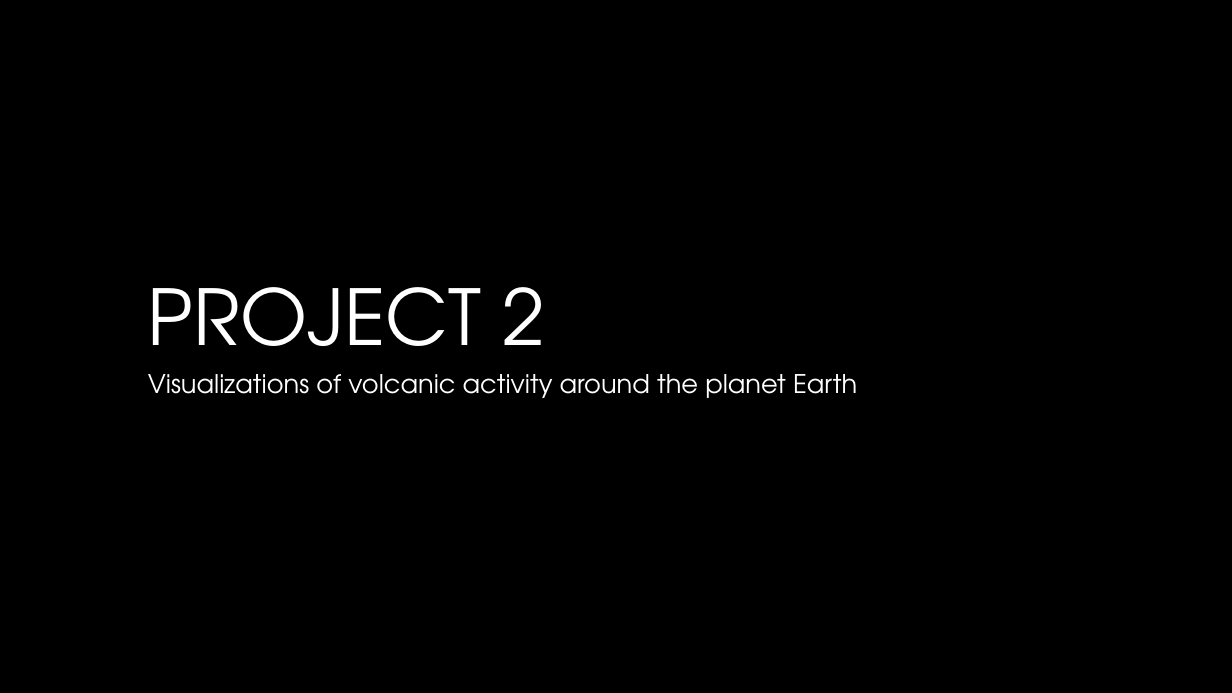
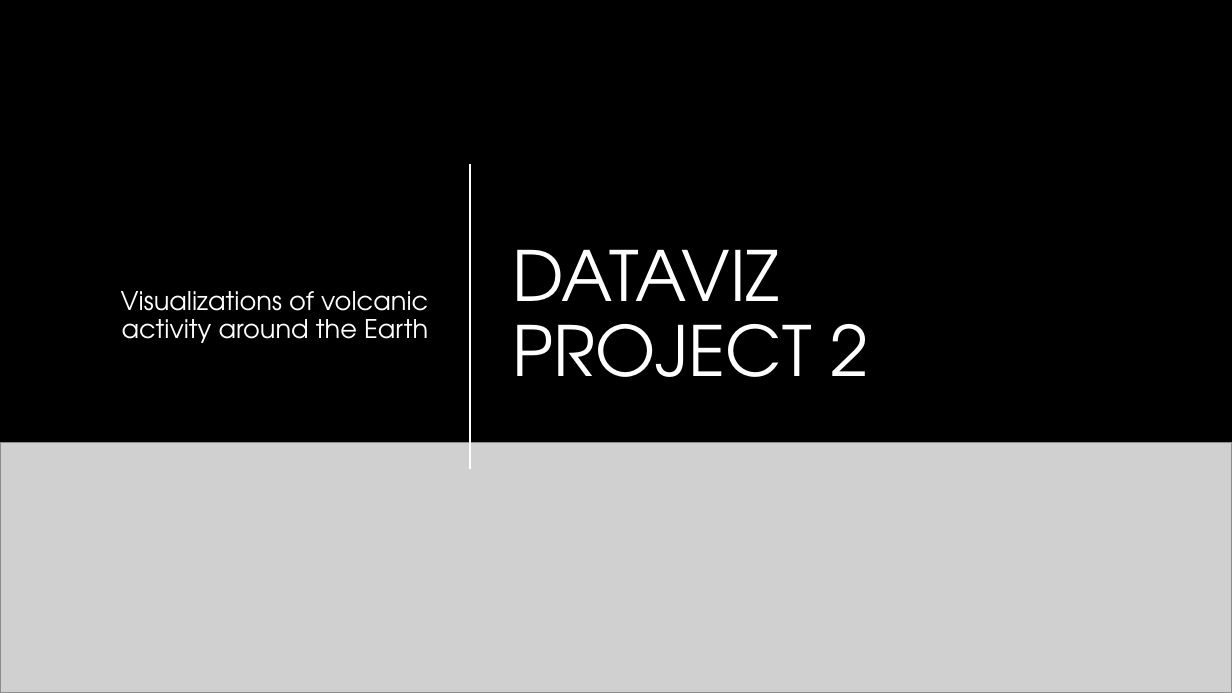
Before and after one commit to ashante112/Project2-Team2, a slide deck: slide 1 of Presentation.pptx. Drawn at 1232x693 pixels with LibreOffice and Linux fonts; fonts in the diff are those of the drawing; grey boxes stand for pictures; background and template pictures are left out. Boxes give left, top, right and bottom in pixels: in the first picture for what was removed or moved away, otherwise in the second. Text is boxed around its words. In the diff, an @@ line names an element or a change of style, - is before the commit and + after.

```diff
--- a/Presentation.pptx
+++ b/Presentation.pptx
@@ subtitle "Visualizations of volcanic activity around ..." at (x1=121, y1=291, x2=428, y2=343): vertical alignment top to middle @@
@@ title "DATAVIZ PROJECT 2" at (x1=512, y1=249, x2=869, y2=377): vertical alignment bottom to middle @@
@@ line added from (470, 164) to (470, 469), #FFFFFF 1.25 pt @@
@@ title at (x1=512, y1=249, x2=869, y2=377): text changed; size 60 to 54 pt @@
-PROJECT 2
+DATAVIZ
+PROJECT 2
@@ subtitle at (x1=121, y1=291, x2=428, y2=343): text changed @@
-Visualizations of volcanic activity around the planet Earth
+Visualizations of volcanic activity around the Earth
@@ picture added at (x1=0, y1=442, x2=1232, y2=693) @@
```
Also in this commit, not shown: 1 other slide changed, 2 slides added, 2 slides removed, 2 other files.
